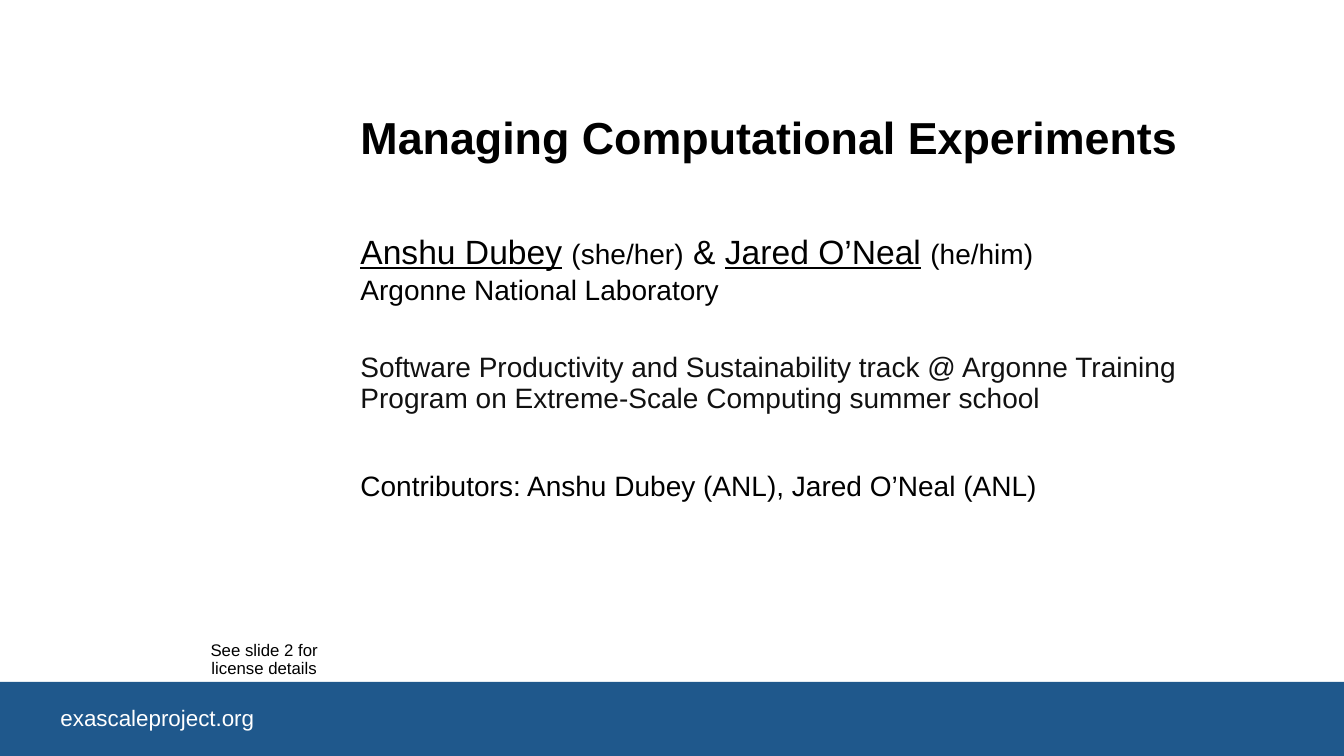
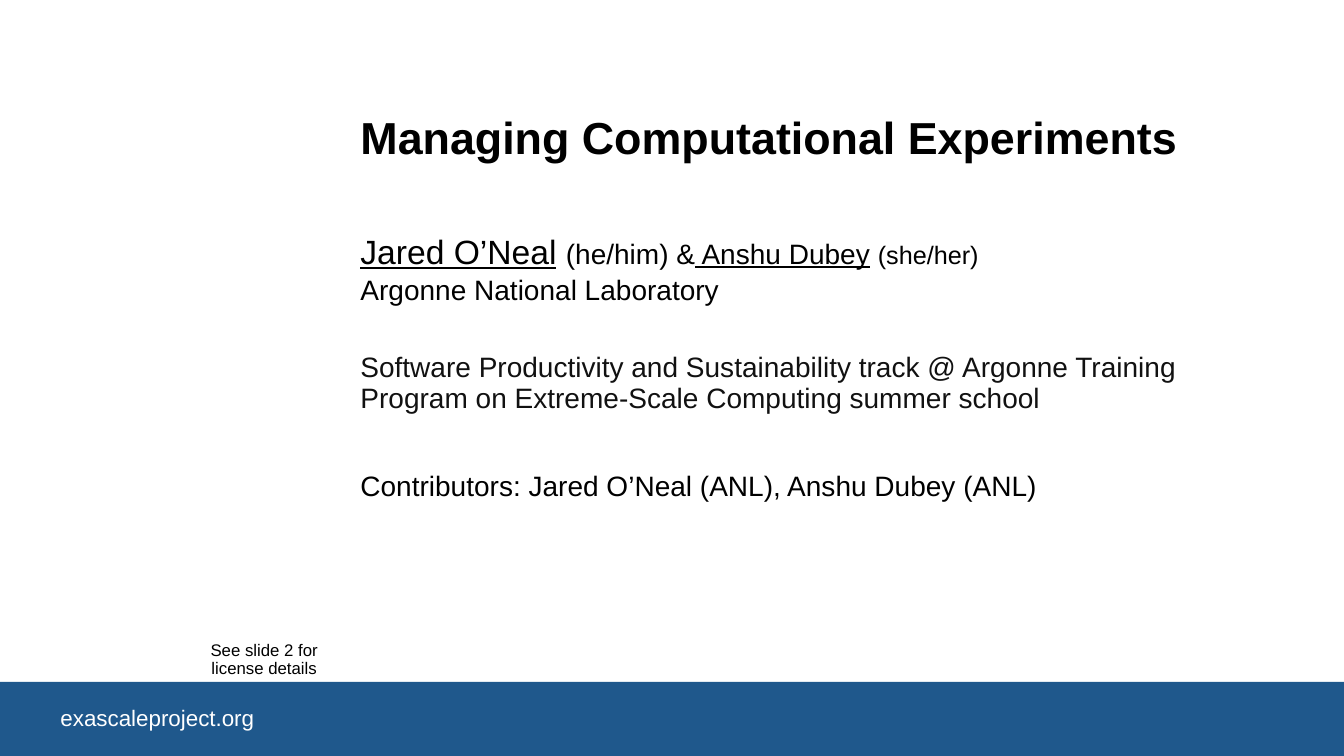
Before and after one commit to bssw-tutorial/presentations, a slide deck: slide 1 of computational-expts.pptx. Drawn at 1344x756 pixels with LibreOffice and Linux fonts; fonts in the diff are those of the drawing; background and template pictures are left out. Boxes give left, top, right and bottom in pixels: in the first picture for what was removed or moved away, otherwise in the second. Text is boxed around its words. In the diff, an @@ line names an element or a change of style, - is before the commit and + after.

Commit message:
added slides for computational experiments

```diff
--- a/computational-expts.pptx
+++ b/computational-expts.pptx
@@ text at [360, 239, 979, 269]: text changed; size 24 to 20 pt @@
-Anshu Dubey (she/her) & Jared O’Neal (he/him)
+Jared O’Neal (he/him) & Anshu Dubey (she/her)
@@ text at [360, 475, 1036, 502]: text changed @@
-Contributors: Anshu Dubey (ANL), Jared O’Neal (ANL)
+Contributors: Jared O’Neal (ANL), Anshu Dubey (ANL)
```
Also in this commit, not shown: 1 other slide changed, 12 slides added, 1 slide removed.
